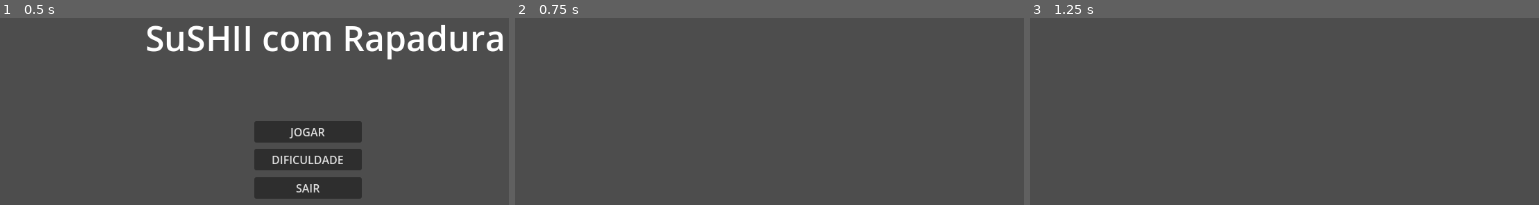
Above: before the commit, frames 1-3 (left to right).
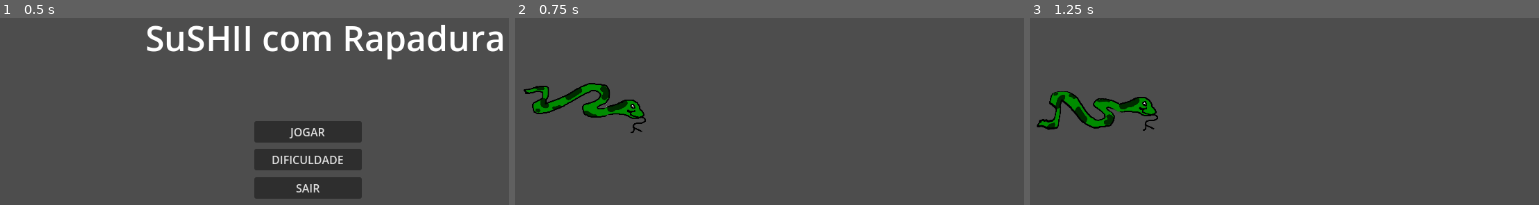
Above: after the commit, the same moments.

Repository: lorh4n/GanaJam
Game: Godot game, scene res://Scenes/MenuPrincipal.tscn
Same seed, same stepped clock (60 frames per second), same inputs: the game is played once before the commit and once after it.
Inputs:
- Up to frame 1 (0.5 s): no input
- Up to frame 2 (0.75 s): click "JOGAR" at 0.5 s
- Up to frame 3 (1.25 s): no input

Frame 1 is identical in both runs. In frame 2, 2.2% of the frame differs, in the area x 1-26%, y 34-62%; in frame 3, 2.1%.

Commit message:
sprite fullsky

Diff:
--- a/snakewithrapadura/Scenes/NormalGame.tscn
+++ b/snakewithrapadura/Scenes/NormalGame.tscn
@@ -1,3 +1,58 @@
-[gd_scene format=3 uid="uid://csbx5pbdwm3vu"]
+[gd_scene load_steps=6 format=3 uid="uid://csbx5pbdwm3vu"]
+
+[ext_resource type="Texture2D" uid="uid://cbu75ryxxij8c" path="res://assets/CobraAndando.png" id="1_fgljv"]
+[ext_resource type="Script" uid="uid://bdxmffjovvb8p" path="res://Scenes/cobra.gd" id="2_sm7en"]
+
+[sub_resource type="Animation" id="Animation_fgljv"]
+resource_name = "Andar_da_Cobra"
+length = 0.3
+loop_mode = 1
+tracks/0/type = "value"
+tracks/0/imported = false
+tracks/0/enabled = true
+tracks/0/path = NodePath(".:frame")
+tracks/0/interp = 0
+tracks/0/loop_wrap = true
+tracks/0/keys = {
+"times": PackedFloat32Array(0, 0.133333),
+"transitions": PackedFloat32Array(1, 1),
+"update": 1,
+"values": [0, 1]
+}
+
+[sub_resource type="Animation" id="Animation_sm7en"]
+length = 0.001
+tracks/0/type = "value"
+tracks/0/imported = false
+tracks/0/enabled = true
+tracks/0/path = NodePath(".:frame")
+tracks/0/interp = 1
+tracks/0/loop_wrap = true
+tracks/0/keys = {
+"times": PackedFloat32Array(0),
+"transitions": PackedFloat32Array(1),
+"update": 1,
+"values": [0]
+}
+
+[sub_resource type="AnimationLibrary" id="AnimationLibrary_5x4x5"]
+_data = {
+&"Andar_da_Cobra": SubResource("Animation_fgljv"),
+&"RESET": SubResource("Animation_sm7en")
+}
 
 [node name="Node2D" type="Node2D"]
+
+[node name="Cobra" type="Node2D" parent="."]
+
+[node name="Sprite2D" type="Sprite2D" parent="Cobra"]
+position = Vector2(205.701, 285.125)
+scale = Vector2(0.236523, 0.236523)
+texture = ExtResource("1_fgljv")
+hframes = 2
+script = ExtResource("2_sm7en")
+
+[node name="AnimationPlayer" type="AnimationPlayer" parent="Cobra/Sprite2D"]
+libraries = {
+&"": SubResource("AnimationLibrary_5x4x5")
+}
--- /dev/null
+++ b/snakewithrapadura/Scenes/cobra.gd
@@ -0,0 +1,5 @@
+extends Sprite2D
+
+
+func _ready():
+	$AnimationPlayer.play("Andar_da_Cobra")
Not shown, added: snakewithrapadura/Scenes/cobra.gd.uid
Binary file added: snakewithrapadura/assets/Testes/Estrada1.png
Not shown, added: snakewithrapadura/assets/Testes/Estrada1.png.import
Binary file added: snakewithrapadura/assets/fullsky.png
Not shown, added: snakewithrapadura/assets/fullsky.png.import
